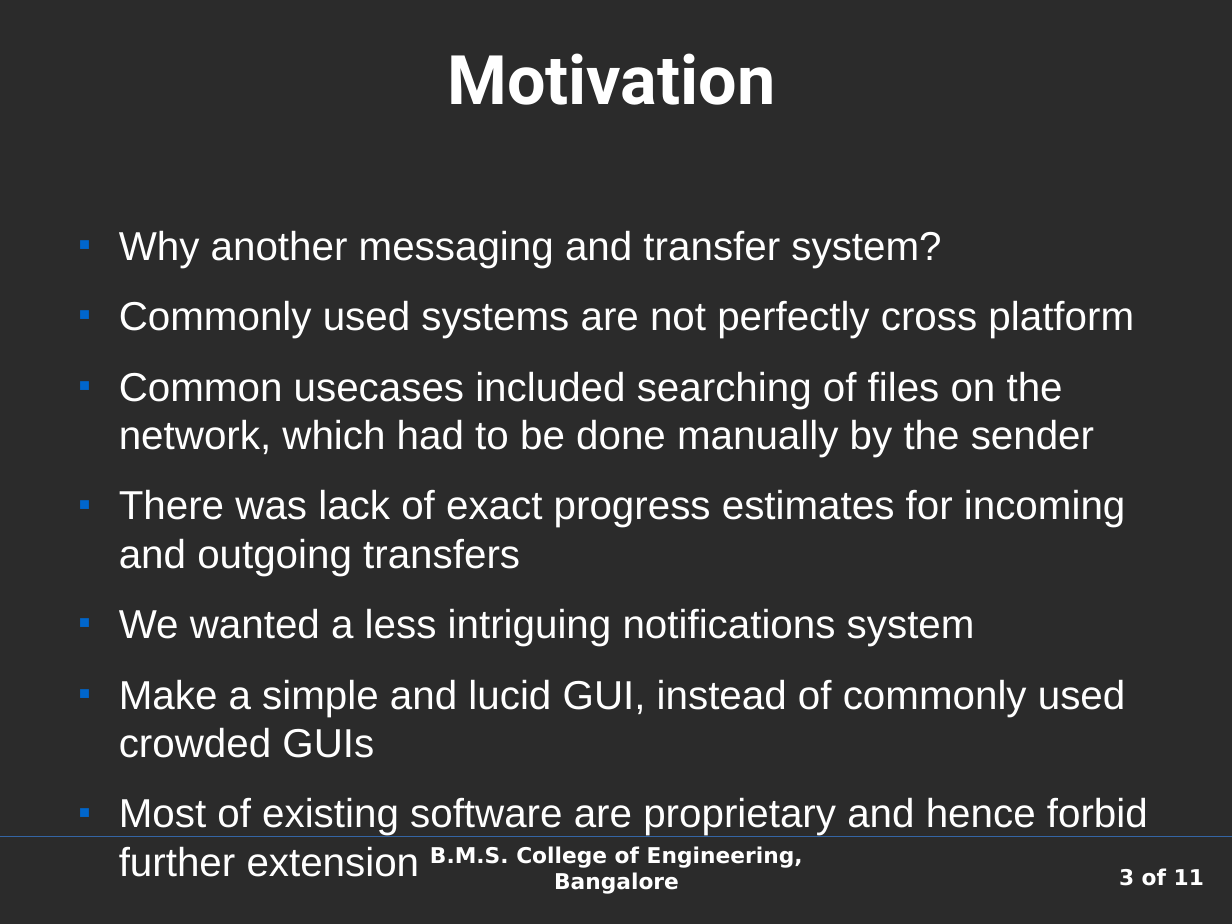
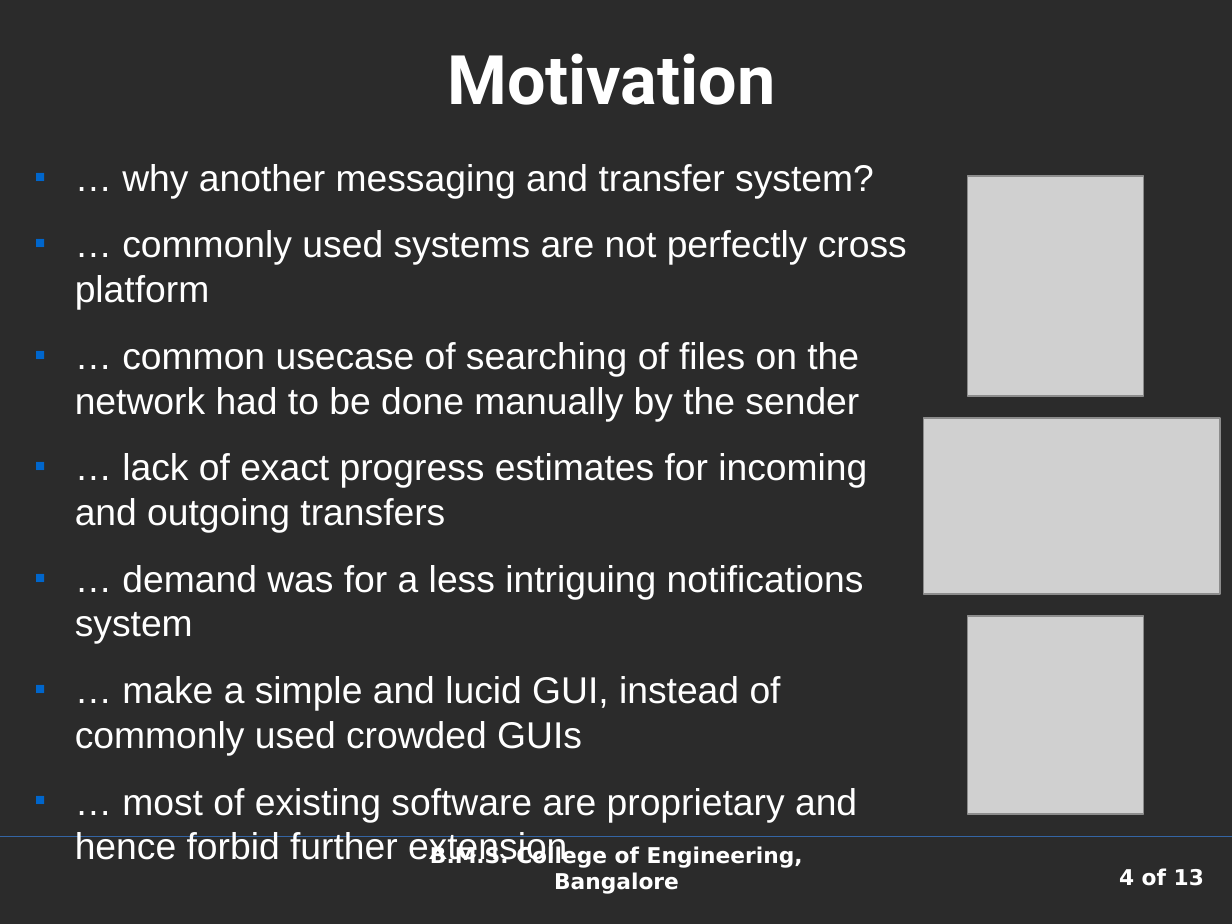
Before and after one commit to shaan7/Kapotah, a slide deck: slide 4 of docs/presentation.odp (slide 3 before the commit). Drawn at 1232x924 pixels with LibreOffice and Linux fonts; fonts in the diff are those of the drawing; grey boxes stand for pictures; background and template pictures are left out; a plain dark background stands for a picture behind light text. Boxes give left, top, right and bottom in pixels: in the first picture for what was removed or moved away, otherwise in the second. Text is boxed around its words. In the diff, an @@ line names an element or a change of style, - is before the commit and + after.

```diff
--- a/docs/presentation.odp
+++ b/docs/presentation.odp
@@ text at [75, 164, 907, 822]: text changed; size 26 to 24 pt @@
-■ Why another messaging and transfer system?
-■ Commonly used systems are not perfectly cross platform
-■ Common usecases included searching of files on the network, which had to be done manually by the sender
-■ There was lack of exact progress estimates for incoming and outgoing transfers
-■ We wanted a less intriguing notifications system
-■ Make a simple and lucid GUI, instead of commonly used crowded GUIs
-■ Most of existing software are proprietary and hence forbid further extension
+■ … why another messaging and transfer system?
+■ … commonly used systems are not perfectly cross platform
+■ … common usecase of searching of files on the network had to be done manually by the sender
+■ … lack of exact progress estimates for incoming and outgoing transfers
+■ … demand was for a less intriguing notifications system
+■ … make a simple and lucid GUI, instead of commonly used crowded GUIs
+■ … most of existing software are proprietary and hence forbid further extension
@@ picture added at [968, 176, 1144, 396] @@
@@ picture added at [925, 418, 1221, 594] @@
@@ picture added at [968, 616, 1144, 814] @@
@@ page number at [1119, 868, 1204, 886]: text changed @@
-3 of 11
+4 of 13
```
Also in this commit, not shown: 6 other slides changed, 3 slides added, 1 slide removed, 6 other files.
